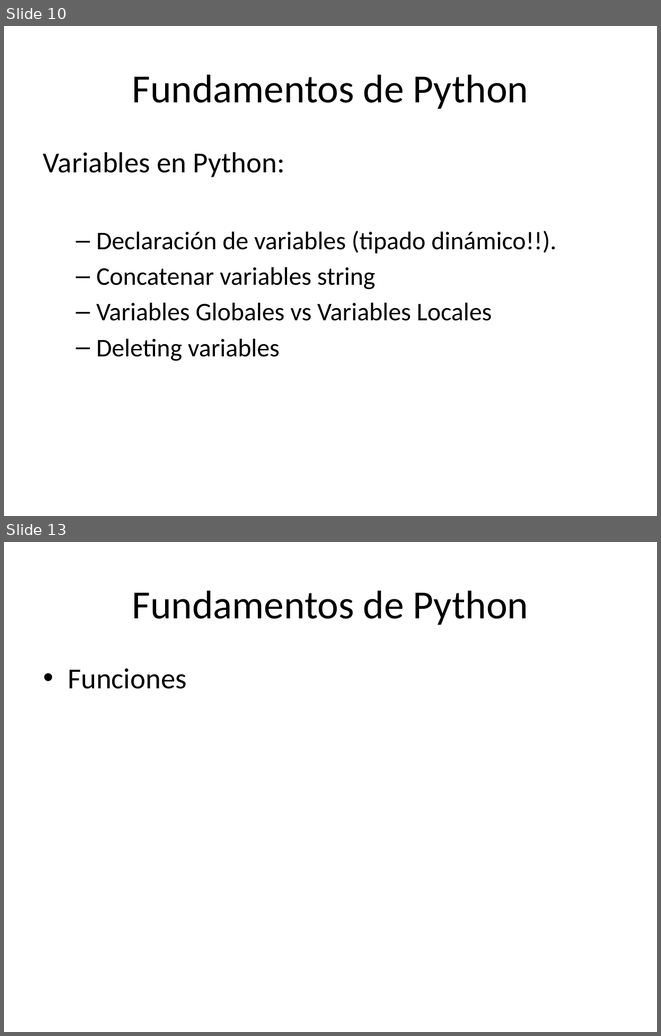
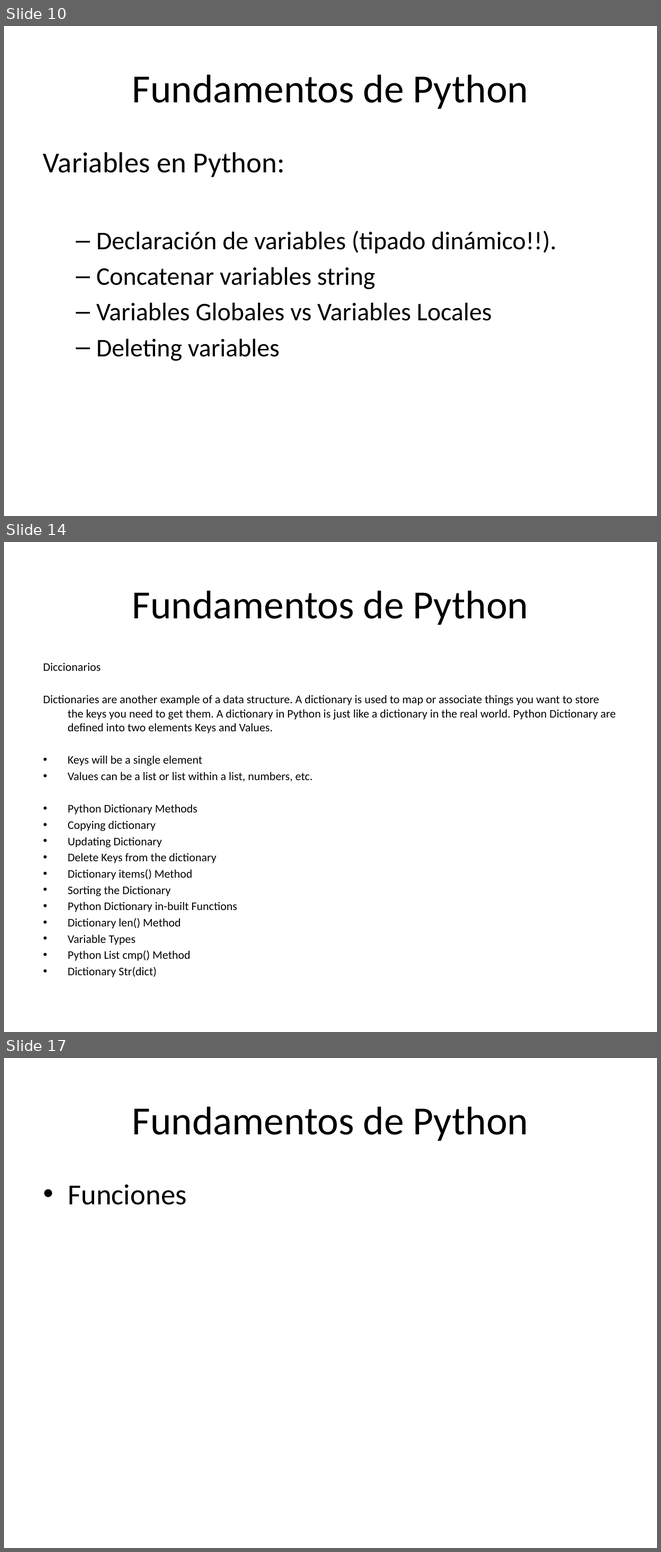
Before and after one commit to Kike-Ramirez/intro-py-td, a slide deck: docs/Python for TD Workshop - ROTOR.pptx. Shown one above the other, each under a label of ours: slides 10 and 13 before the commit, slides 10, 14 and 17 after it; the slides between them are not shown. The pictures are 661x1036 and 661x1552 pixels, drawn with LibreOffice and Linux fonts; fonts in the diff are those of the drawing. Boxes give left, top, right and bottom in pixels: in the first picture for what was removed or moved away, otherwise in the second. Text is boxed around its words. In the diff, an @@ line names an element or a change of style, - is before the commit and + after.

```diff
--- a/docs/Python for TD Workshop - ROTOR.pptx
+++ b/docs/Python for TD Workshop - ROTOR.pptx
@@ slide 14 added at <box>4,542,657,1032</box>, background #FFFFFF @@
@@ title added at <box>132,590,529,625</box>, 44 pt, text #000000 @@
+Fundamentos de Python
@@ text added at <box>43,663,616,977</box>, 12.8 pt, text #000000 @@
+Diccionarios
+Dictionaries are another example of a data structure. A dictionary is used to map or associate things you want to store the keys you need to get them. A dictionary in Python is just like a dictionary in the real world. Python Dictionary are defined into two elements Keys and Values.
+• Keys will be a single element
+• Values can be a list or list within a list, numbers, etc.
+• Python Dictionary Methods
+• Copying dictionary
+• Updating Dictionary
+• Delete Keys from the dictionary
+• Dictionary items() Method
+• Sorting the Dictionary
+• Python Dictionary in-built Functions
+• Dictionary len() Method
+• Variable Types
+• Python List cmp() Method
+• Dictionary Str(dict)
@@ what was slide 13 is now slide 17 @@
```
Also in this commit, not shown: 2 slides changed, 3 other slides added, 8 other files.
